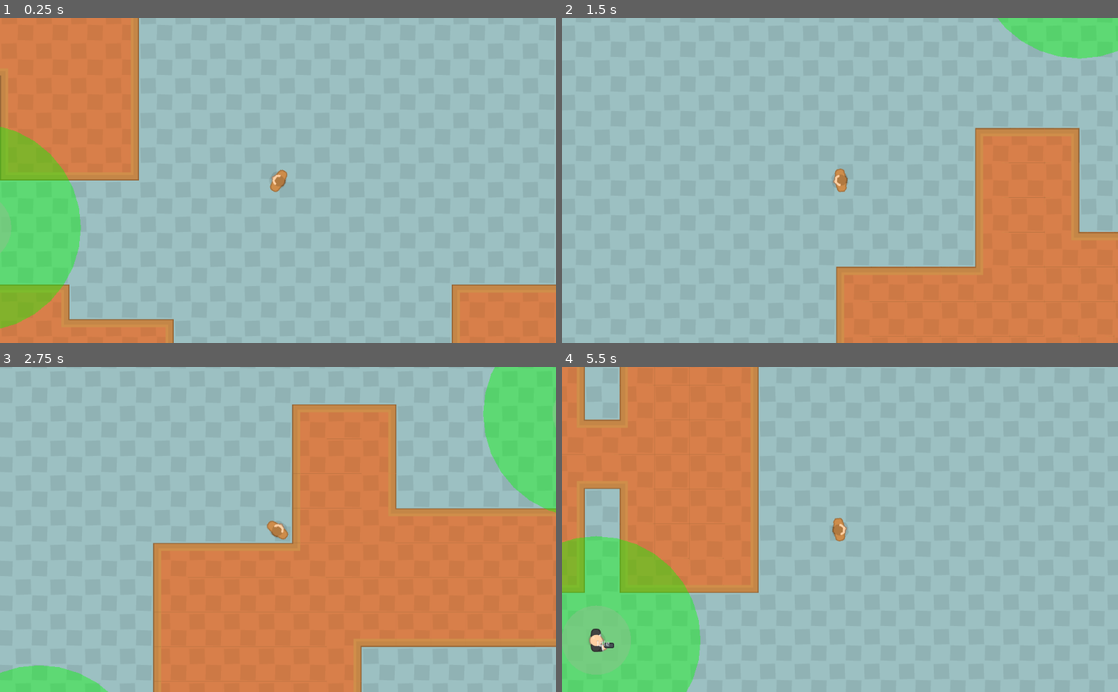
Above: before the commit, frames 1-4 (two rows, left to right).
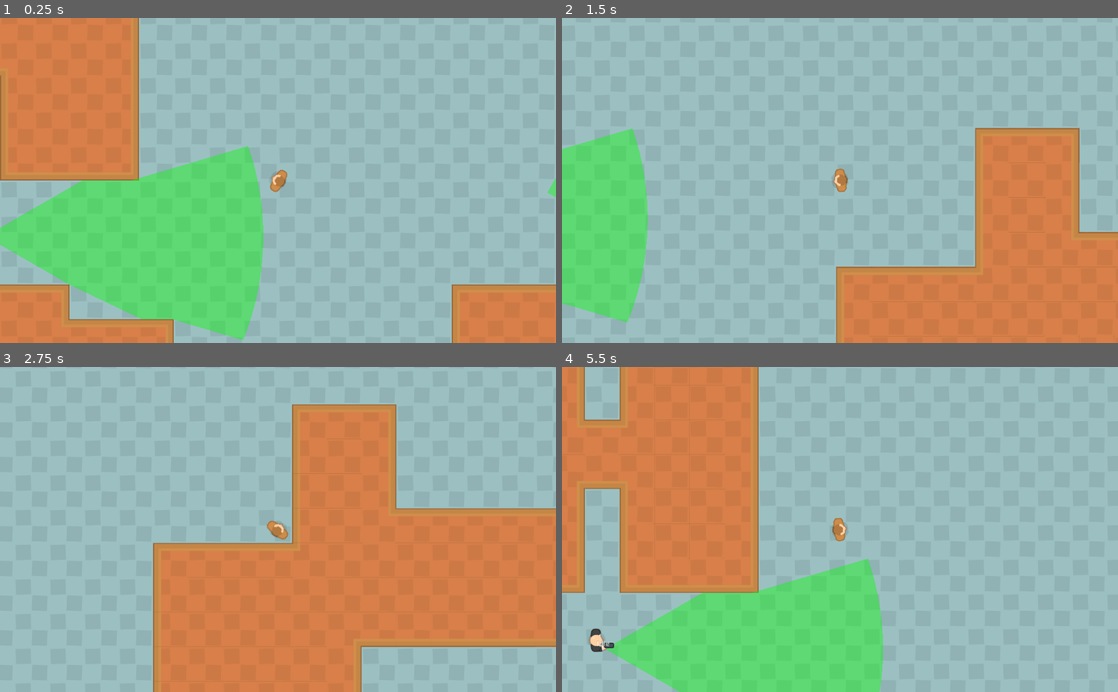
Above: after the commit, the same moments.

Repository: ChewieCB/LD52
Game: Godot game, scene res://src/levels/TestScene.tscn
The game is run twice, just before and just after one commit, with the same random seed, the same clock (stepped at 60 frames per second) and the same inputs.
Inputs (mouse positions are in pixels of both pictures, inside the frame that each line leads up to):
- Up to frame 1 (0.25 s): no input
- Up to frame 2 (1.5 s): move the mouse to (962, 164) at 0.52 s; hold D (move_right) 0.53-1.28 s; move the mouse to (728, 196) at 1.27 s; hold S (move_down) from 1.28 s (still down)
- Up to frame 3 (2.75 s): move the mouse to (333, 458) at 2.02 s; release S (move_down) at 2.03 s; hold D (move_right) from 2.03 s (still down)
- Up to frame 4 (5.5 s): tap Enter at 2.75 s; move the mouse to (812, 594) at 2.77 s; release D (move_right) at 2.78 s; hold W (move_up) 2.78-3.53 s; move the mouse to (1006, 578) at 3.52 s; hold A (move_left) 3.53-5.03 s; move the mouse to (673, 480) at 4.27 s; move the mouse to (867, 529) at 5.02 s; hold S (move_down) from 5.03 s (still down)

The runs differ from the first frame. In frame 1, 20% of the frame differs, in the area x 0-100%, y 33-100%; in frame 2, 9.9%; in frame 3, 5.9%; in frame 4, 19%.

Commit message:
Enemies now use viewcones blocked by walls to detect the player

Diff:
--- a/src/enemy/BaseEnemy.tscn
+++ b/src/enemy/BaseEnemy.tscn
@@ -74,6 +74,7 @@
 shape = SubResource( 2 )
 
 [node name="StopArea" type="Area2D" parent="."]
+visible = false
 
 [node name="CollisionShape2D" type="CollisionShape2D" parent="StopArea"]
 visible = false
--- a/src/enemy/base_enemy.gd
+++ b/src/enemy/base_enemy.gd
@@ -7,6 +7,7 @@
 onready var follow_route = get_node(follow_route_path)
 
 onready var raycast = $RayCast2D
+var space_state
 
 var state_machine
 var state_label
@@ -19,9 +20,15 @@
 onready var stop_area_shape = $StopArea/CollisionShape2D.shape
 
 const cell_size = 32
-export (int) var DETECT_RADIUS = 6
-export (int) var NEAR_RADIUS = 2
-export (int) var VERY_NEAR_RADIUS = 2
+const cell_size_vector = Vector2(32, 32)
+export (int) var DETECT_RADIUS = 512
+export (int) var NEAR_RADIUS = 64
+export (int) var VERY_NEAR_RADIUS = 64
+var player_last_seen_position
+export (int) var view_angle setget set_view_angle
+export (int) var FOV = 60
+var view_cone_points setget set_view_cone_points
+var view_cone_points_colors
 
 # Behaviour flags
 export var IS_HOSTILE = true
@@ -40,11 +47,62 @@
 const GREEN = Color(0, 1.0, 0, 0.4)
 var draw_colour = GREEN
 
+func _physics_process(_delta):
+	space_state = get_world_2d().direct_space_state
+	var view_cone = gen_circle_arc_poly(cell_size_vector/2, DETECT_RADIUS, view_angle - FOV/2, view_angle + FOV/2)
+	view_cone_points = view_cone[0]
+	view_cone_points_colors = view_cone[1]
+
+
+func _process(_delta):
+	update()
+
 func _draw():
-	# DEBUG - draw the detection radiuses
-	draw_circle(Vector2.ZERO, NEAR_RADIUS * cell_size, Color(0.6, 0, 0.7, 0.4))
-	draw_circle(Vector2.ZERO, VERY_NEAR_RADIUS * cell_size, Color(1, 1, 1, 0.4))
-	draw_circle(Vector2.ZERO, DETECT_RADIUS * cell_size, draw_colour)
+	if view_cone_points:
+		draw_polygon(view_cone_points, PoolColorArray([draw_colour]))
+	if player_last_seen_position:
+		draw_circle(to_local(player_last_seen_position + cell_size_vector / 2), 3, Color(0, 0, 1, 0.5))
+#	draw_circle(Vector2.ZERO, NEAR_RADIUS * cell_size, Color(0.6, 0, 0.7, 0.4))
+#	draw_circle(Vector2.ZERO, VERY_NEAR_RADIUS * cell_size, Color(1, 1, 1, 0.4))
+
+
+func gen_circle_arc_poly(center, radius, angle_from, angle_to):
+	var nb_points = 32
+	var points_arc = PoolVector2Array()
+	var colors = PoolColorArray()
+	points_arc.push_back(center)
+	colors.push_back(GREEN)
+
+	for i in range(nb_points + 1):
+		var angle_point = angle_from + i * (angle_to - angle_from) / nb_points
+		var _point = center + Vector2(cos(deg2rad(angle_point)), sin(deg2rad(angle_point))) * radius
+		# Check if the point collides with anything
+		var result = space_state.intersect_ray(to_global(center), to_global(_point), [self, target], 1)
+		if result:
+			# Add the point where the ray collides
+			points_arc.push_back(to_local(result.position))
+			colors.push_back(RED)
+		else:
+			# Add the point as normal
+			points_arc.push_back(_point)
+			colors.push_back(GREEN)
+	set_view_cone_points(points_arc)
+	return [points_arc, colors]
+
+
+func set_view_angle(value):
+	view_angle = value
+	var new_cast = raycast.cast_to.rotated(deg2rad(value))
+	raycast.cast_to = new_cast
+	raycast.force_raycast_update()
+
+
+func set_view_cone_points(value):
+	view_cone_points = value
+	# FIXME - this shape isn't drawing correctly
+	var new_view_shape = ConvexPolygonShape2D.new()
+	new_view_shape.points = (view_cone_points)
+	$DetectionArea/CollisionShape2D.shape = new_view_shape
 
 
 func _on_DetectionArea_body_entered(body):
